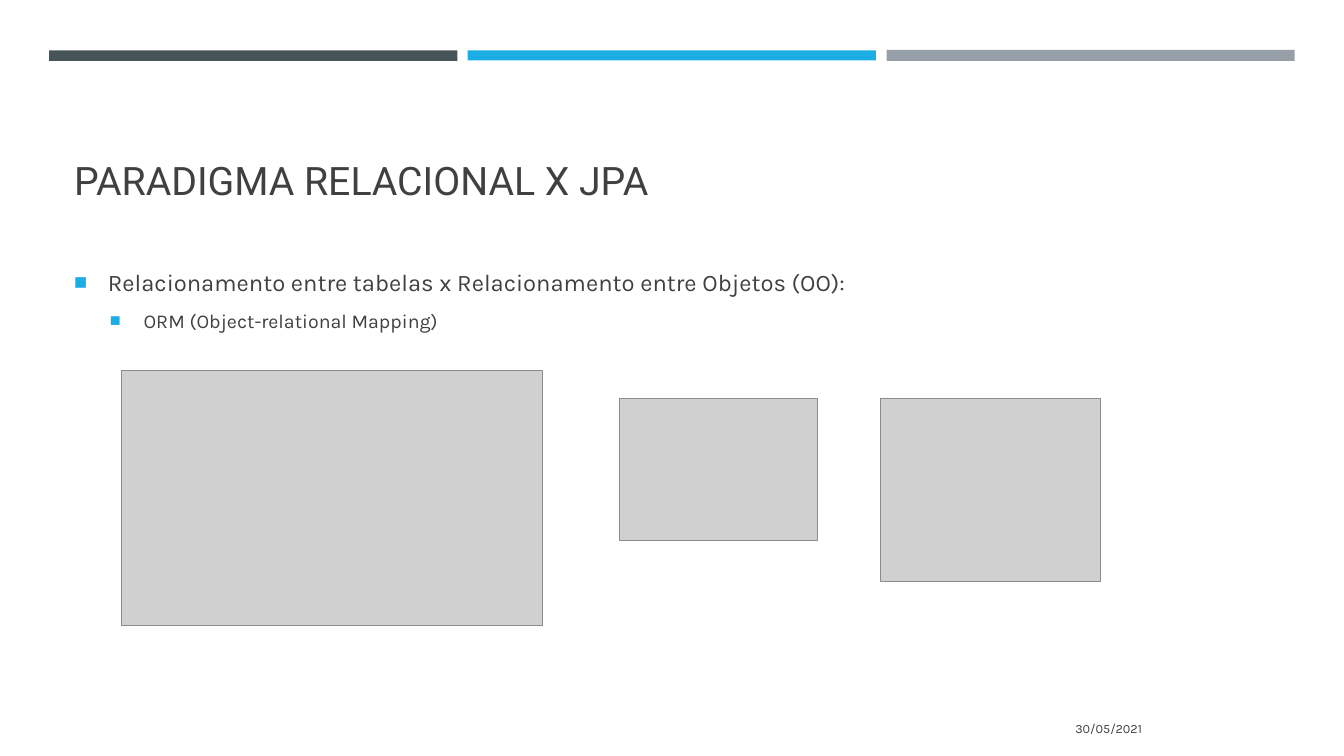
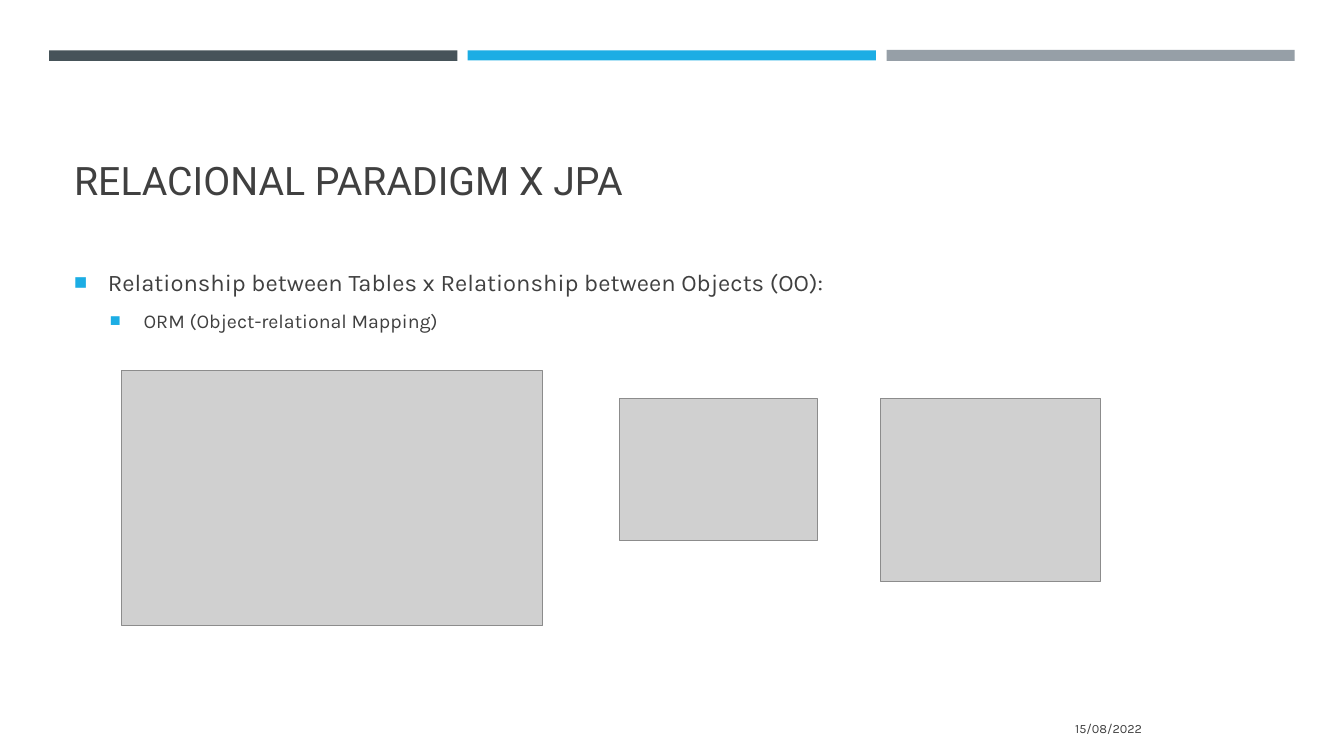
Before and after one commit to thiagoadelino/jpa-performance-issues, a slide deck: slide 4 of performance de consultas utilizando java persistence api.pptx. Drawn at 1344x756 pixels with LibreOffice and Linux fonts; fonts in the diff are those of the drawing; grey boxes stand for pictures. Boxes give left, top, right and bottom in pixels: in the first picture for what was removed or moved away, otherwise in the second. Text is boxed around its words. In the diff, an @@ line names an element or a change of style, - is before the commit and + after.

```diff
--- a/performance de consultas utilizando java persistence api.pptx
+++ b/performance de consultas utilizando java persistence api.pptx
@@ title at bbox=[74, 166, 622, 196]: text changed @@
-PARADIGMA RELACIONAL X JPA
+RELACIONAL PARADIGM X JPA
@@ text at bbox=[108, 274, 823, 297]: text changed @@
-■ Relacionamento entre tabelas x Relacionamento entre Objetos (OO):
+■ Relationship between Tables x Relationship between Objects (OO):
@@ text at bbox=[1075, 724, 1142, 734]: text changed @@
-30/05/2021
+15/08/2022
```
Also in this commit, not shown: 20 other slides changed, 5 slides added, 1 slide removed.
